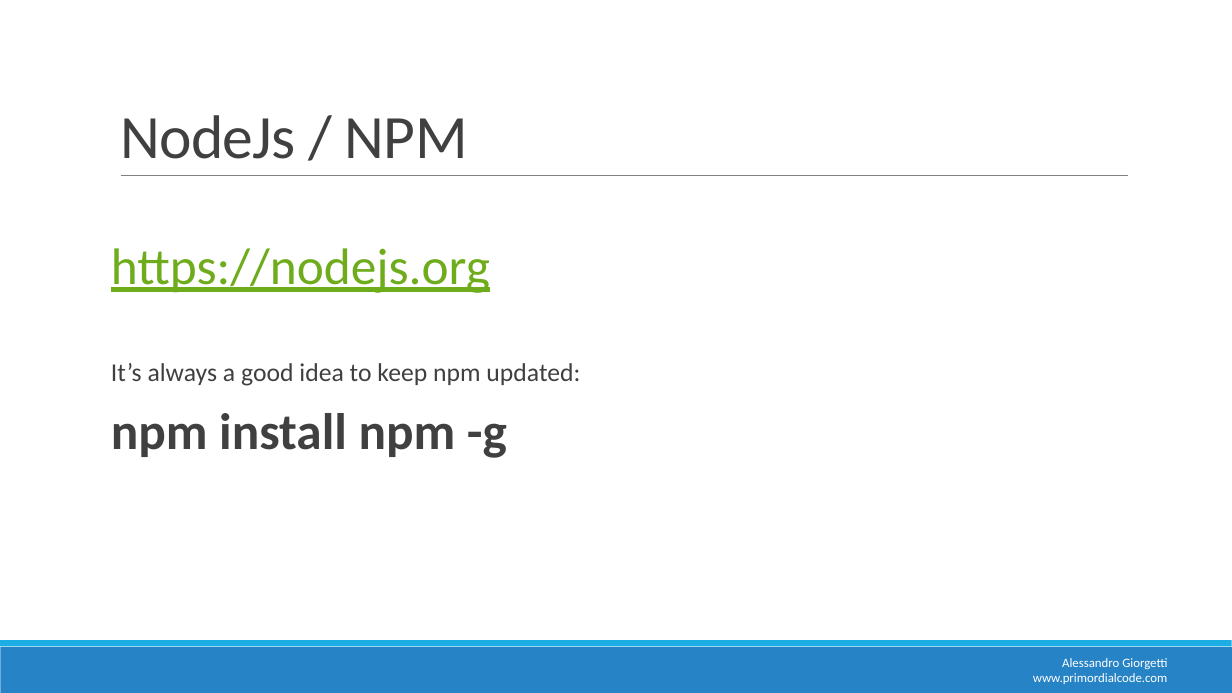
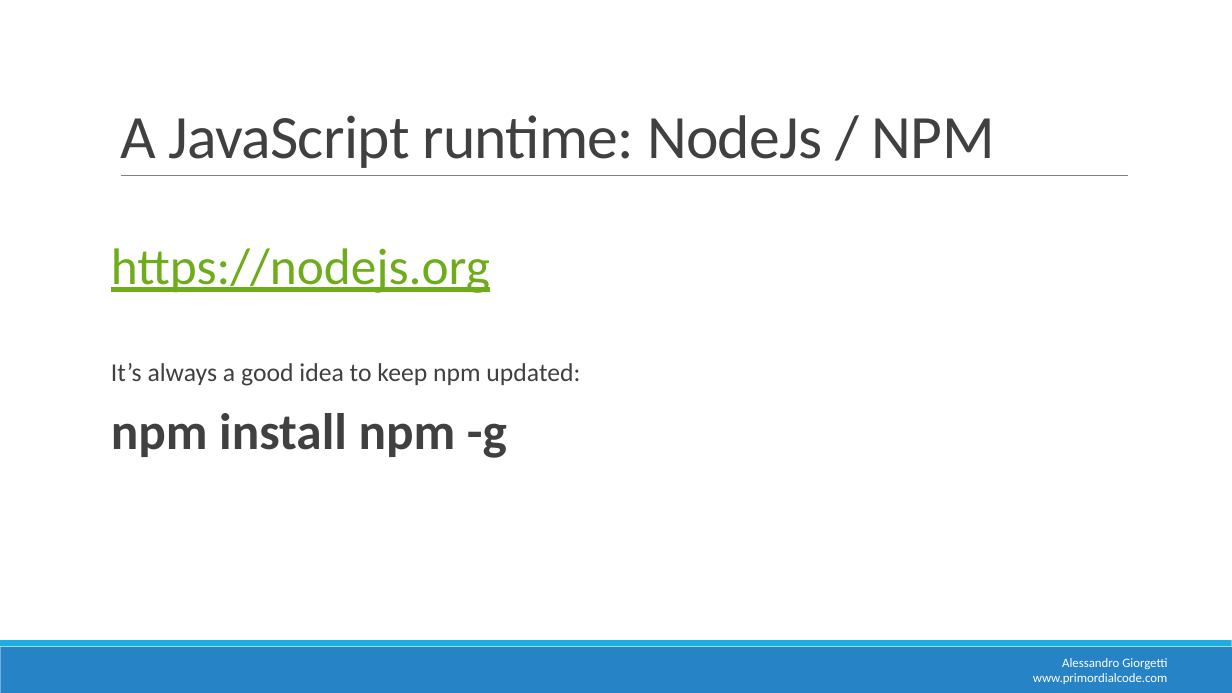
Before and after one commit to AGiorgetti/MEAN_TypeScriptIntro, a slide deck: slide 14 of AngularMEAN-TypeScript.pptx. Drawn at 1232x693 pixels with LibreOffice and Linux fonts; fonts in the diff are those of the drawing; background and template pictures are left out. Boxes give left, top, right and bottom in pixels: in the first picture for what was removed or moved away, otherwise in the second. Text is boxed around its words. In the diff, an @@ line names an element or a change of style, - is before the commit and + after.

```diff
--- a/AngularMEAN-TypeScript.pptx
+++ b/AngularMEAN-TypeScript.pptx
@@ title at [120, 115, 995, 168]: text changed @@
-NodeJs / NPM
+A JavaScript runtime: NodeJs / NPM
```
Also in this commit, not shown: 8 other slides changed.
